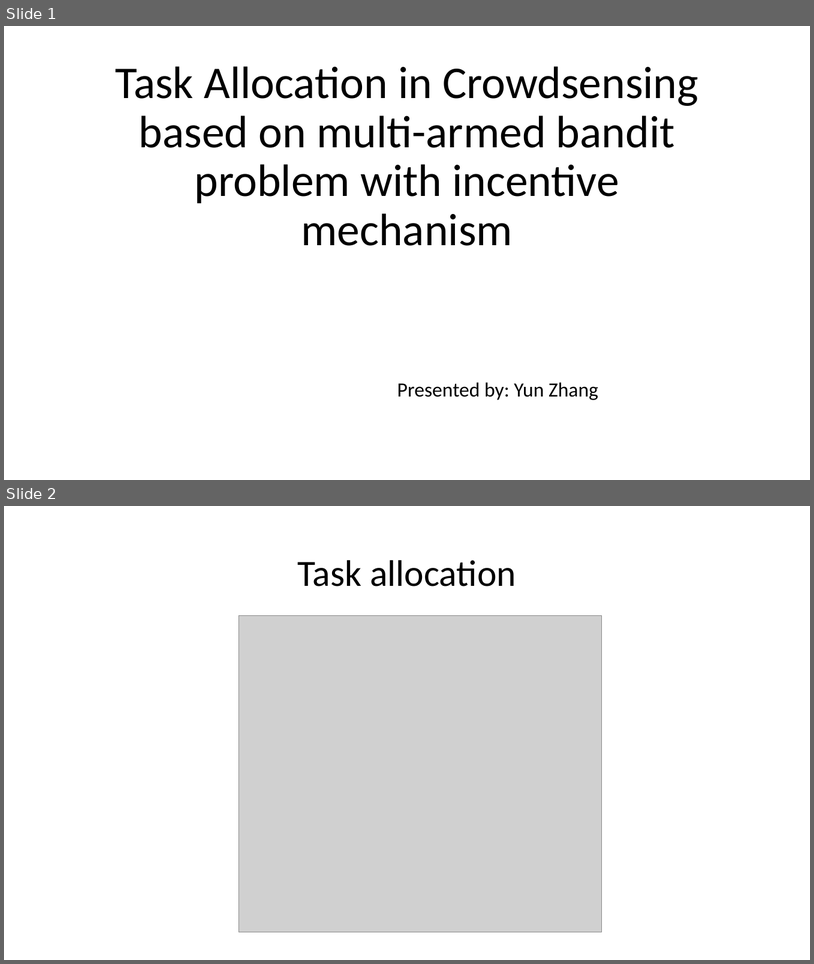
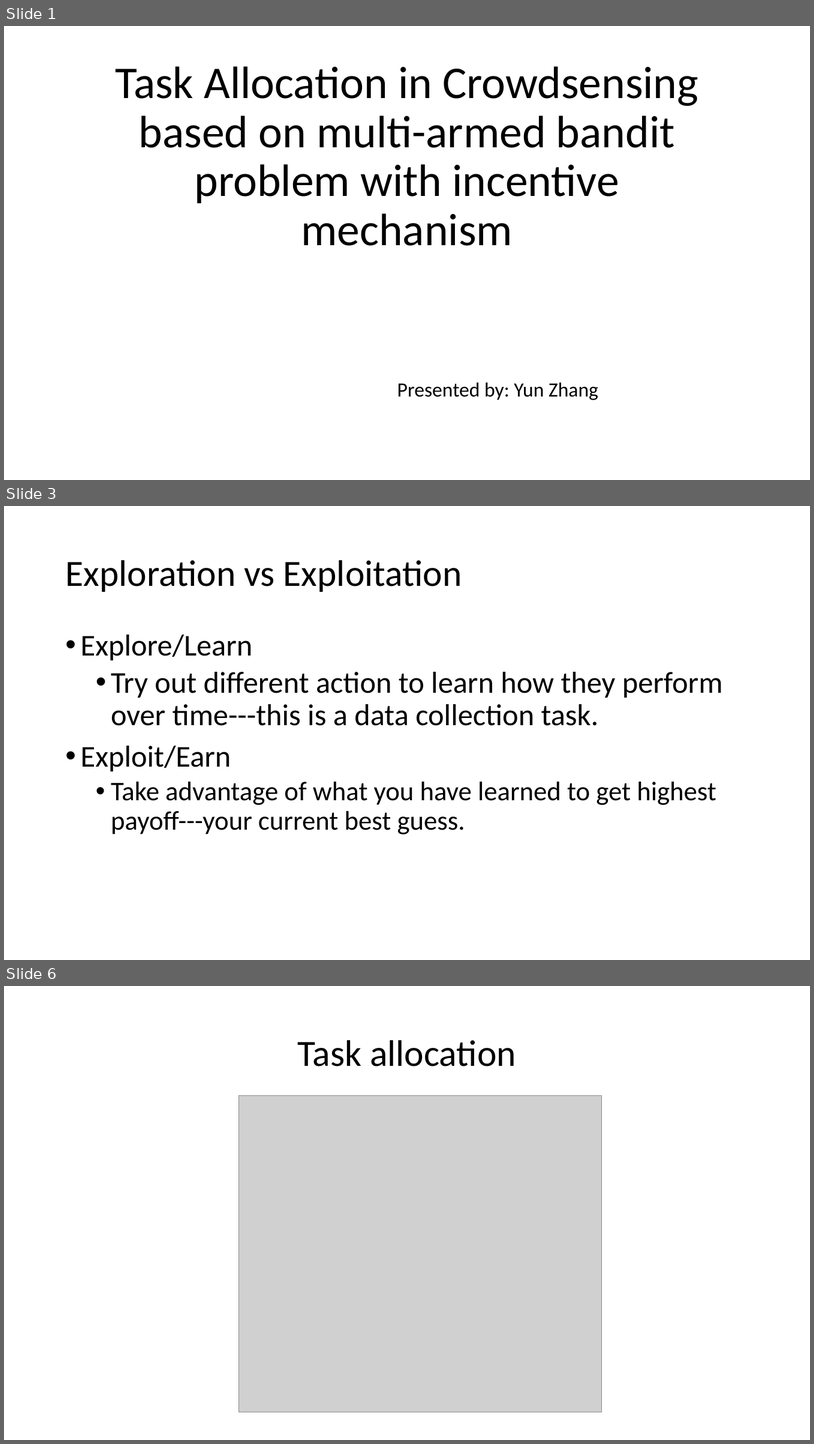
Before and after one commit to lemondy/MABPaper, a slide deck: paper/MAB_TA.pptx. Shown one above the other, each under a label of ours: slides 1 and 2 before the commit, slides 1, 3 and 6 after it; the slides between them are not shown. The pictures are 814x964 and 814x1444 pixels, drawn with LibreOffice and Linux fonts; fonts in the diff are those of the drawing; grey boxes stand for pictures. Boxes give left, top, right and bottom in pixels: in the first picture for what was removed or moved away, otherwise in the second. Text is boxed around its words. In the diff, an @@ line names an element or a change of style, - is before the commit and + after.

```diff
--- a/paper/MAB_TA.pptx
+++ b/paper/MAB_TA.pptx
@@ slide 3 added at (x1=4, y1=506, x2=810, y2=960), background #FFFFFF @@
@@ title added at (x1=65, y1=560, x2=462, y2=592), 44 pt, text #000000 @@
+Exploration vs Exploitation
@@ text added at (x1=81, y1=634, x2=723, y2=834), 36 pt, text #000000 @@
+• Explore/Learn
+  • Try out different action to learn how they perform over time---this is a data collection task.
+• Exploit/Earn
+  • Take advantage of what you have learned to get highest payoff---your current best guess.
@@ what was slide 2 is now slide 6 @@
```
Also in this commit, not shown: 2 slides changed, 3 other slides added, 1 slide removed.
